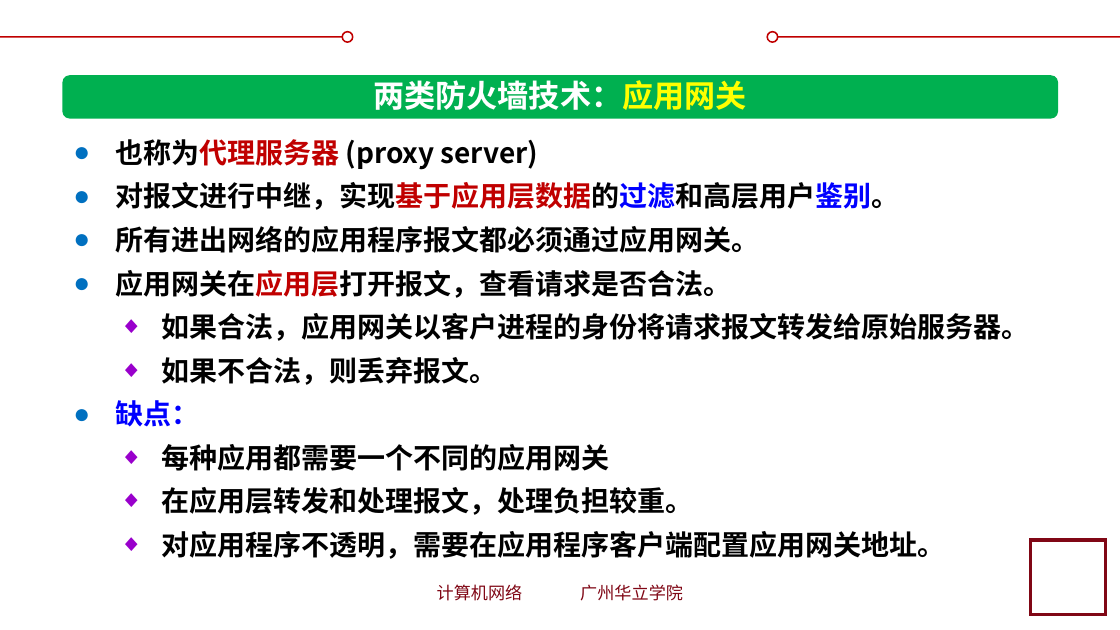
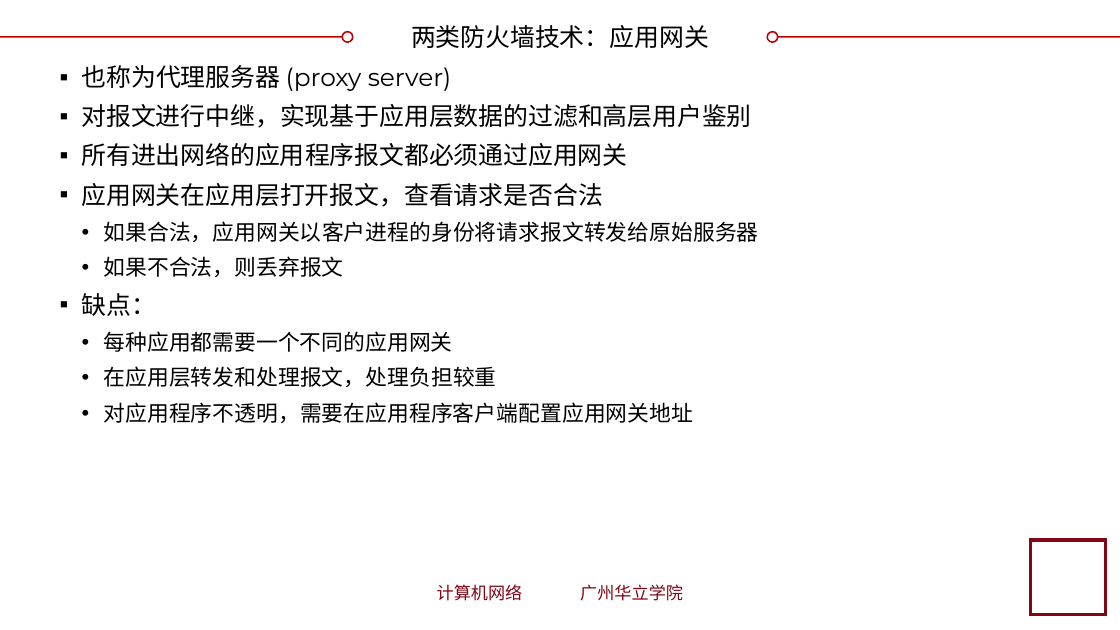
Before and after one commit to glplaman/glplaman.github.io, a slide deck: slide 106 of network/ppt/chap7.pptx (slide 108 before the commit). Drawn at 1120x630 pixels with LibreOffice and Linux fonts; fonts in the diff are those of the drawing; background and template pictures are left out. Boxes give left, top, right and bottom in pixels: in the first picture for what was removed or moved away, otherwise in the second. Text is boxed around its words. In the diff, an @@ line names an element or a change of style, - is before the commit and + after.

```diff
--- a/network/ppt/chap7.pptx
+++ b/network/ppt/chap7.pptx
@@ title "两类防火墙技术：应用网关": place and size @@
-title "两类防火墙技术：应用网关" at box(373, 80, 747, 110)
+title "两类防火墙技术：应用网关" at box(411, 25, 709, 48)
@@ title "两类防火墙技术：应用网关" at box(411, 25, 709, 48): size 20 to 16 pt, bold off; text colour #FFFFFF to #000000, text colour #FFFF00 to #000000 in "两类防火墙技术：应用网关"; vertical alignment top to middle @@
@@ text "也称为代理服务器 (proxy server)": place and size @@
-text "也称为代理服务器 (proxy server)" at box(115, 139, 1029, 559)
+text "也称为代理服务器 (proxy server)" at box(82, 65, 759, 423)
@@ rounded rectangle removed at box(63, 75, 1058, 119) @@
@@ text at box(82, 65, 453, 352): size 18 to 16 pt in "也称为代理服务器 (proxy server)", "缺点："; font Noto Sans CJK SC to Montserrat, bold off in "也称为代理服务器 (proxy server)", "缺点：", "每种应用都需要一个不同的应用网关"; text colour #C00000 to #000000 in "也称为代理服务器"; text colour #0000FF to #000000 in "缺点："; size 18 to 14 pt in "每种应用都需要一个不同的应用网关"; alignment left to justified; bullet ● to ▪; line spacing 28pt to 1; more space between paragraphs; list level 2 to 1 in "缺点："; bullet ◆ to • @@
@@ text at box(82, 104, 759, 277): text changed; size 18 to 16 pt; font Noto Sans CJK SC to Montserrat; bold off @@
-● 对报文进行中继，实现基于应用层数据的过滤和高层用户鉴别。
-● 所有进出网络的应用程序报文都必须通过应用网关。
-● 应用网关在应用层打开报文，查看请求是否合法。
-  ◆ 如果合法，应用网关以客户进程的身份将请求报文转发给原始服务器。
-  ◆ 如果不合法，则丢弃报文。
+▪ 对报文进行中继，实现基于应用层数据的过滤和高层用户鉴别
+▪ 所有进出网络的应用程序报文都必须通过应用网关
+▪ 应用网关在应用层打开报文，查看请求是否合法
+  • 如果合法，应用网关以客户进程的身份将请求报文转发给原始服务器
+  • 如果不合法，则丢弃报文
@@ text at box(104, 366, 693, 423): text changed; size 18 to 14 pt; font Noto Sans CJK SC to Montserrat; bold off @@
-  ◆ 在应用层转发和处理报文，处理负担较重。
-  ◆ 对应用程序不透明，需要在应用程序客户端配置应用网关地址。
+  • 在应用层转发和处理报文，处理负担较重
+  • 对应用程序不透明，需要在应用程序客户端配置应用网关地址
```
Also in this commit, not shown: 49 other slides changed, 2 slides removed, 5 other files.
